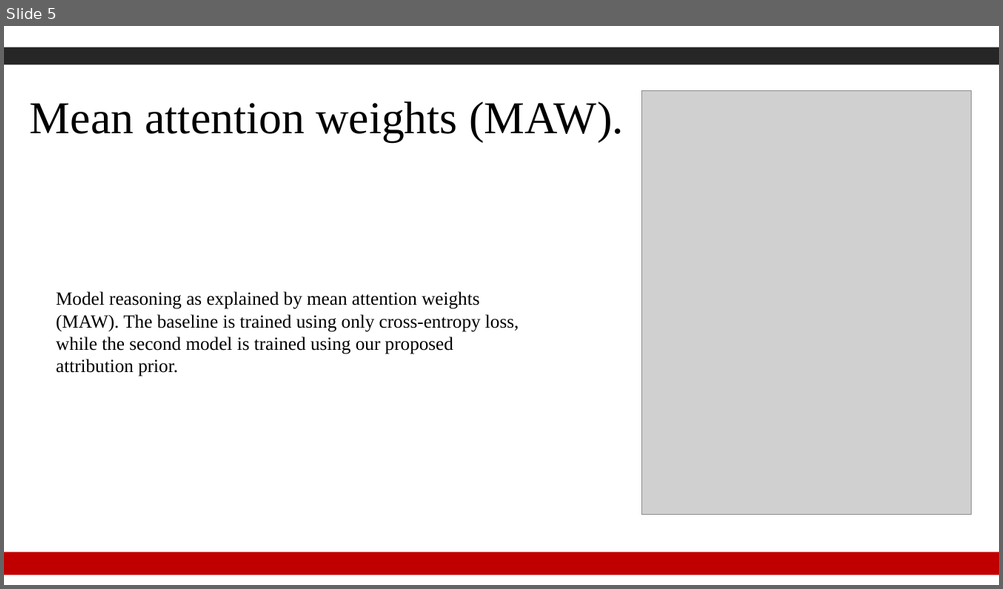
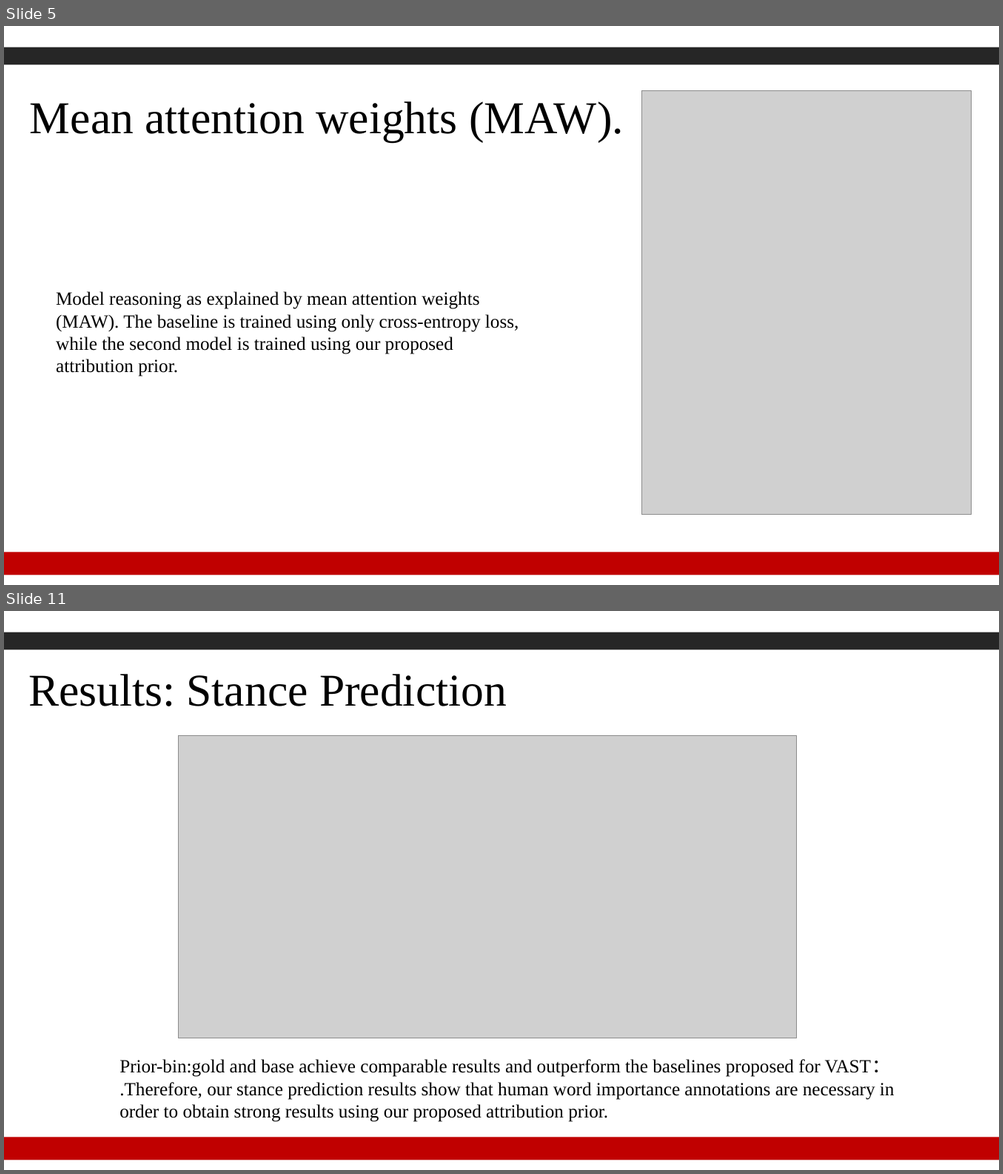
Before and after one commit to Gzk738/GZK_Code, a slide deck: journal club/2022.2.21/Human Rationales as Attribution Priors for Explainable Stance Detection【搜狗文档翻译_译文_英译中】.pdf.pptx. Shown one above the other, each under a label of ours: slide 5 before the commit, slides 5 and 11 after it; the slides between them are not shown. The pictures are 1003x589 and 1003x1174 pixels, drawn with LibreOffice and Linux fonts; fonts in the diff are those of the drawing; grey boxes stand for pictures; background and template pictures are left out. Boxes give left, top, right and bottom in pixels: in the first picture for what was removed or moved away, otherwise in the second. Text is boxed around its words. In the diff, an @@ line names an element or a change of style, - is before the commit and + after.

```diff
--- a/journal club/2022.2.21/Human Rationales as Attribution Priors for Explainable Stance Detection【搜狗文档翻译_译文_英译中】.pdf.pptx
+++ b/journal club/2022.2.21/Human Rationales as Attribution Priors for Explainable Stance Detection【搜狗文档翻译_译文_英译中】.pdf.pptx
@@ slide 11 added at <box>4,611,999,1170</box>, background #FFFFFF; not listed: 4 template elements that a slide beside it also shows @@
@@ text added at <box>28,674,506,706</box>, 44 pt, text #000000 @@
+Results: Stance Prediction
@@ picture added at <box>179,735,797,1039</box> @@
@@ text added at <box>119,1059,894,1122</box>, 18 pt, text #000000 @@
+Prior-bin:gold and base achieve comparable results and outperform the baselines proposed for VAST：
+.Therefore, our stance prediction results show that human word importance annotations are necessary in order to obtain strong results using our proposed attribution prior.
```
Also in this commit, not shown: 4 other slides changed, 8 other slides added, 5 slides removed, 2 other files.
